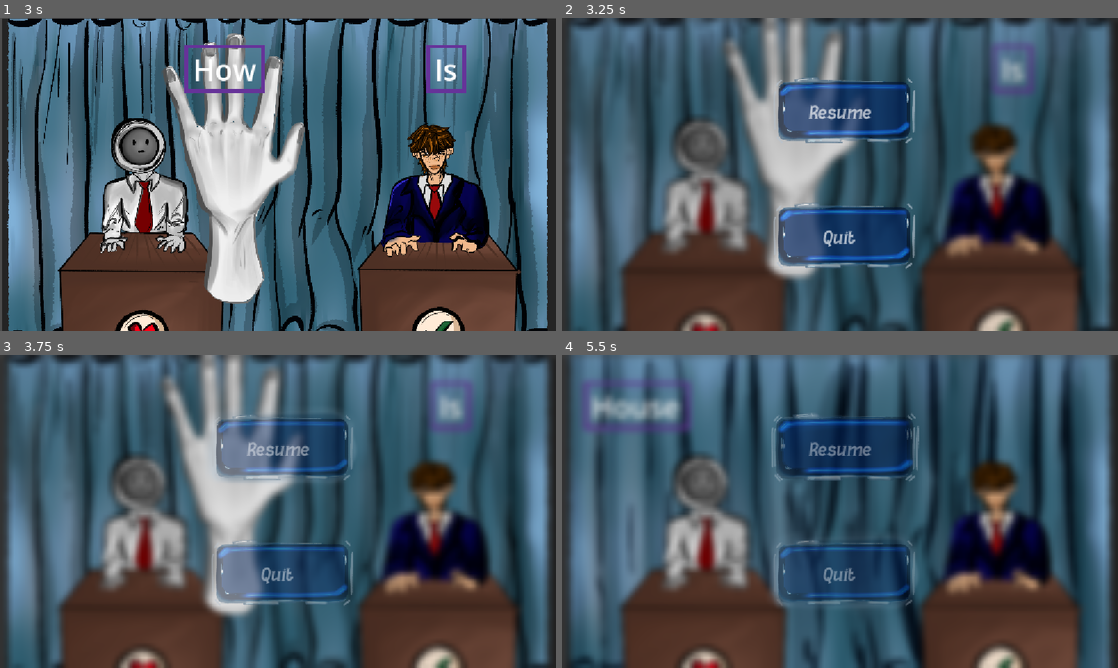
Above: before the commit, frames 1-4 (two rows, left to right).
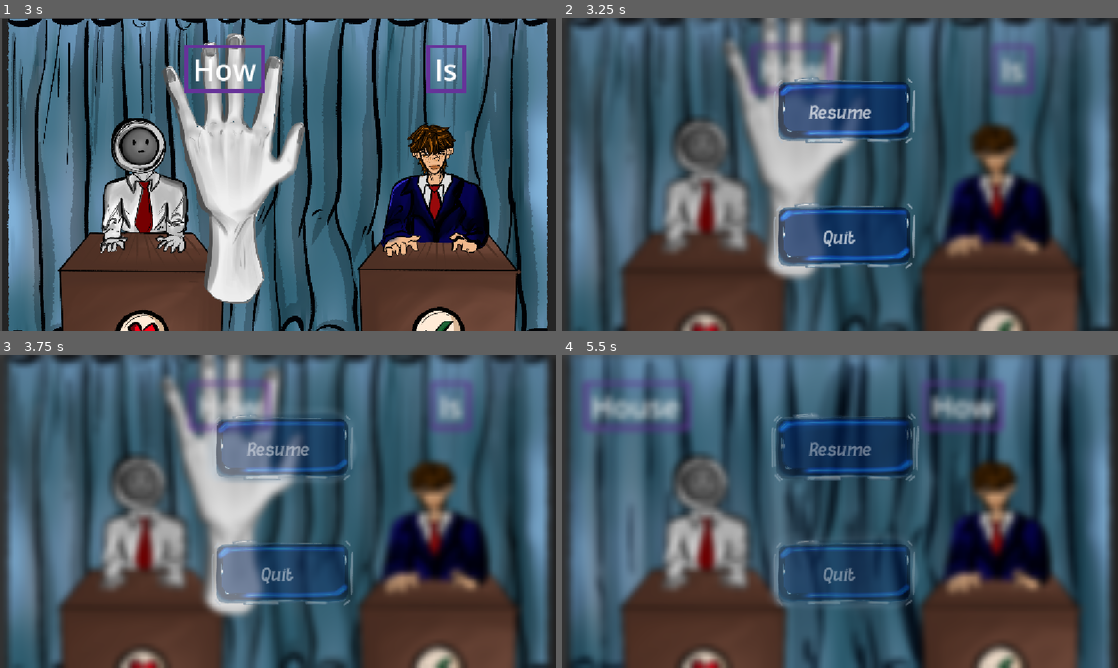
Above: after the commit, the same moments.

Repository: bunnybunnybun/AI-Takeover
Game: Godot game, scene res://scenes/main_menu.tscn
The game is run twice, just before and just after one commit, with the same random seed, the same clock (stepped at 60 frames per second) and the same inputs.
Inputs (mouse positions are in pixels of both pictures, inside the frame that each line leads up to):
- Up to frame 1 (3 s): click "Play" at 0.5 s; tap Enter (ui_accept) at 1.25, 1.52 s; move the mouse to (400, 158) at 1.27 s; hold F (telegraph_button) 1.28-2 s; click (400, 158) at 1.42 s; click "Resume" at 2 s; move the mouse to (166, 190) at 2.77 s; tap F (telegraph_button) at 2.85 s; click (166, 190) at 2.92 s
- Up to frame 2 (3.25 s): tap Enter (ui_accept) at 3.02 s
- Up to frame 3 (3.75 s): click "Resume" at 3.5 s
- Up to frame 4 (5.5 s): move the mouse to (895, 442) at 4.27 s; hold F (telegraph_button) 4.28-5.03 s; click (895, 442) at 4.42 s; move the mouse to (812, 574) at 5.02 s; tap F (telegraph_button) at 5.1 s; click (812, 574) at 5.17 s; tap Enter (ui_accept) at 5.27 s

Frame 1 is identical in both runs. In frame 2, 0.9% of the frame differs, in the area x 33-50%, y 7-25%; in frame 3, 1.1%; in frame 4, 1.2%, in the area x 65-80%, y 8-25%.

Commit message:
intro changes/basic syntax

Diff:
--- a/ai-takeover/scripts/pause_menu.gd
+++ b/ai-takeover/scripts/pause_menu.gd
@@ -4,7 +4,7 @@
 func _ready():
 	pause_menu.visible = false
 
-func _input(event):
+func _input(_event):
 	if pause_menu.visible == false:
 		if Input.is_action_pressed("ui_accept"):
 			pause()
--- a/ai-takeover/scripts/pause_menu_resume.gd
+++ b/ai-takeover/scripts/pause_menu_resume.gd
@@ -7,7 +7,7 @@
 	$"../../AnimationPlayer".play_backwards("pause_menu_fade_in")
 	is_fading_out = true
 
-func _on_animation_player_animation_finished(anim_name):
+func _on_animation_player_animation_finished(_anim_name):
 	if pause_menu.visible == true and is_fading_out == true:
 		pause_menu.visible = false
 		is_fading_out = false
--- a/ai-takeover/scripts/river.gd
+++ b/ai-takeover/scripts/river.gd
@@ -109,7 +109,8 @@
 
 		area_2d.add_child(collision_rect)
 		area_2d.connect("area_entered", func(area):
-			emit_signal("word_pushed", n)
+			if area.is_in_group("word_pushed"):
+				emit_signal("word_pushed", n)
 		)
 
 		n.add_child(area_2d)
--- a/ai-takeover/scripts/word_push.gd
+++ b/ai-takeover/scripts/word_push.gd
@@ -8,7 +8,7 @@
 
 
 # Called every frame. 'delta' is the elapsed time since the previous frame.
-func _process(delta: float) -> void:
+func _process(_delta: float) -> void:
 	if Input.is_action_just_pressed("ui_focus_next") and !visible:
 		visible = true
 		print("button pressed")
